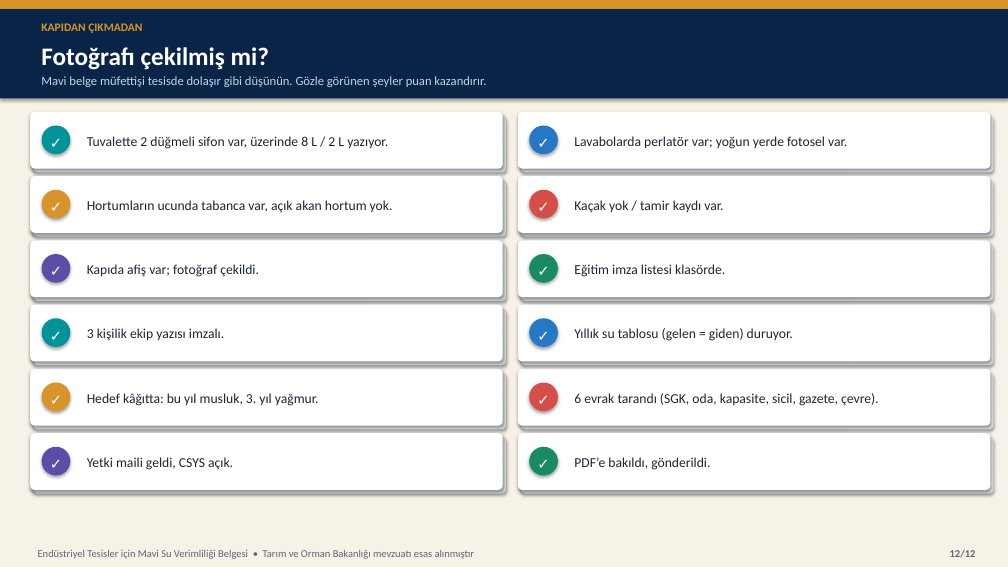
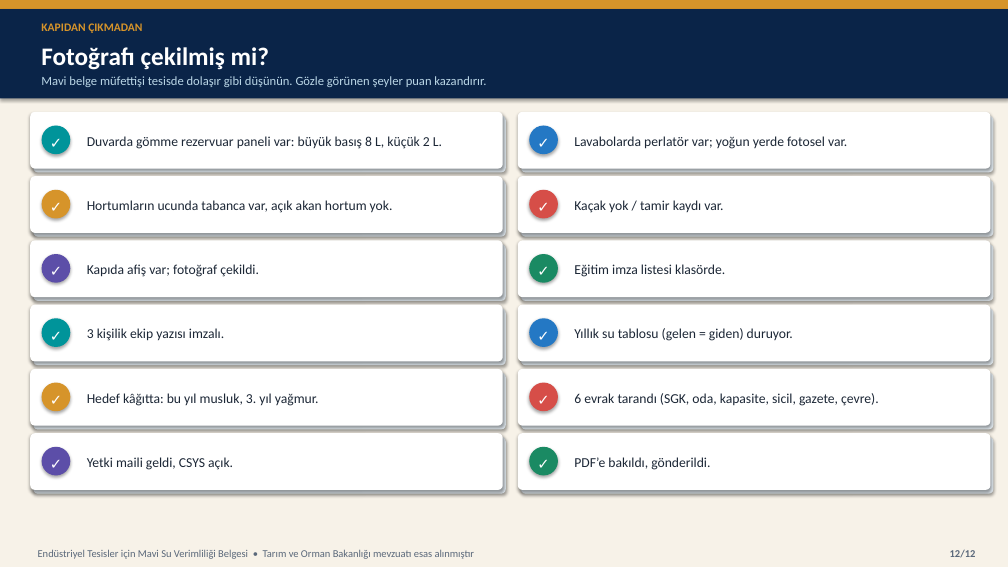
Before and after one commit to iremalisan/alisansges, a slide deck: slide 12 of sunum/Endustriyel_Tesisler_Mavi_Su_Belgesi.pptx. Drawn at 1008x567 pixels with LibreOffice and Linux fonts; fonts in the diff are those of the drawing. Boxes give left, top, right and bottom in pixels: in the first picture for what was removed or moved away, otherwise in the second. Text is boxed around its words. In the diff, an @@ line names an element or a change of style, - is before the commit and + after.

```diff
--- a/sunum/Endustriyel_Tesisler_Mavi_Su_Belgesi.pptx
+++ b/sunum/Endustriyel_Tesisler_Mavi_Su_Belgesi.pptx
@@ text at (87,136,442,149): text changed @@
-Tuvalette 2 düğmeli sifon var, üzerinde 8 L / 2 L yazıyor.
+Duvarda gömme rezervuar paneli var: büyük basış 8 L, küçük 2 L.
```
Also in this commit, not shown: 5 other slides changed, 8 other files.
